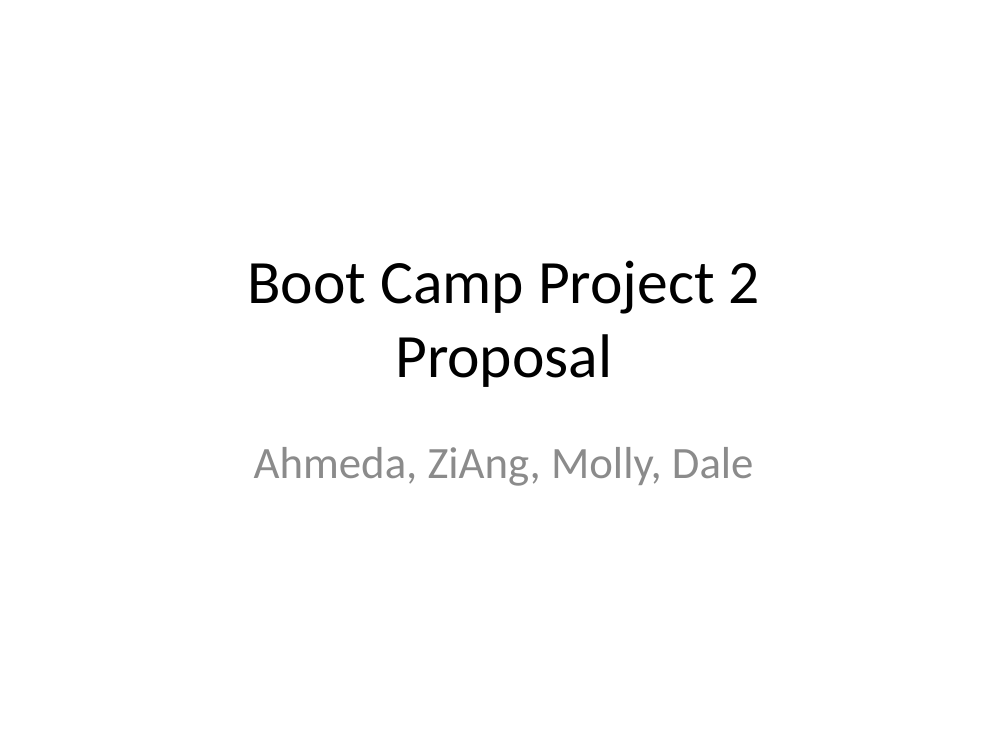
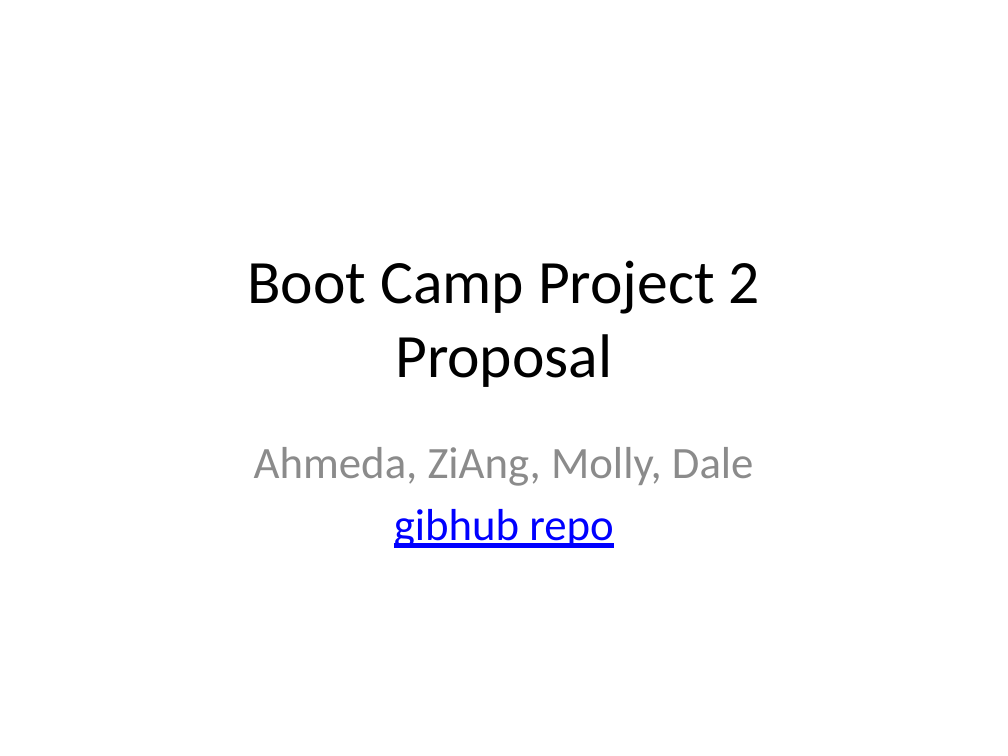
Before and after one commit to ziangzhang10/austin-animal-shelters, a slide deck: slide 1 of Boot Camp Project 2 Proposal.pptx. Drawn at 1008x756 pixels with LibreOffice and Linux fonts; fonts in the diff are those of the drawing. Boxes give left, top, right and bottom in pixels: in the first picture for what was removed or moved away, otherwise in the second. Text is boxed around its words. In the diff, an @@ line names an element or a change of style, - is before the commit and + after.

Commit message:
Adding repo URL

```diff
--- a/Boot Camp Project 2 Proposal.pptx
+++ b/Boot Camp Project 2 Proposal.pptx
@@ subtitle at <box>394,509,613,548</box>: paragraph added @@
+gibhub repo
```
